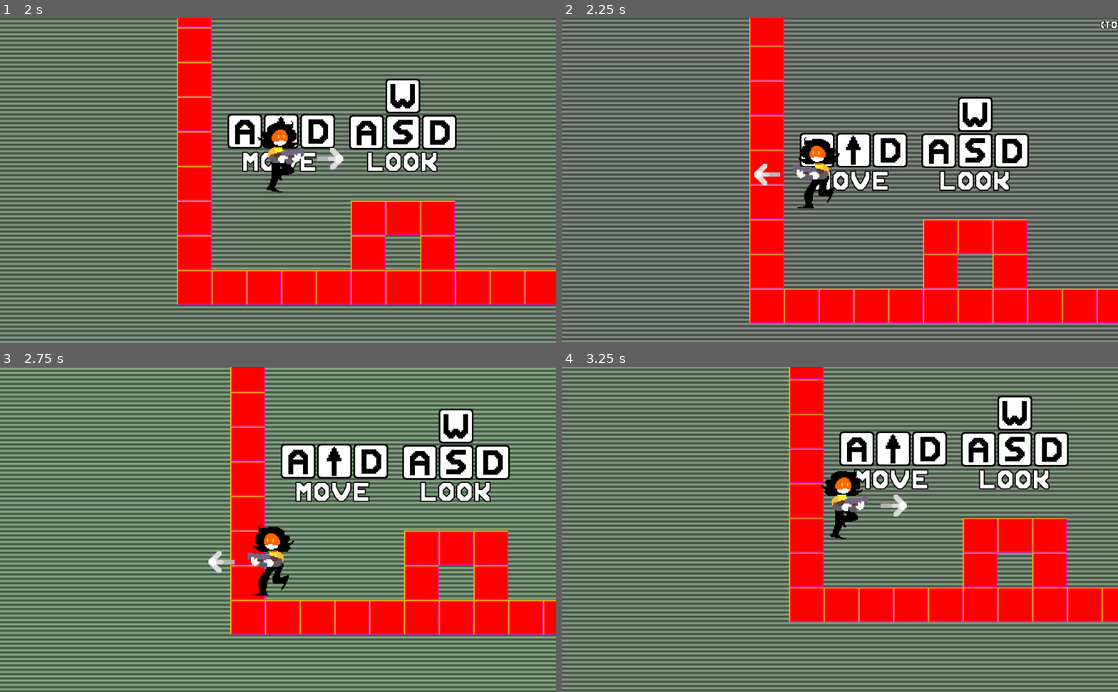
Above: before the commit, frames 1-4 (two rows, left to right).
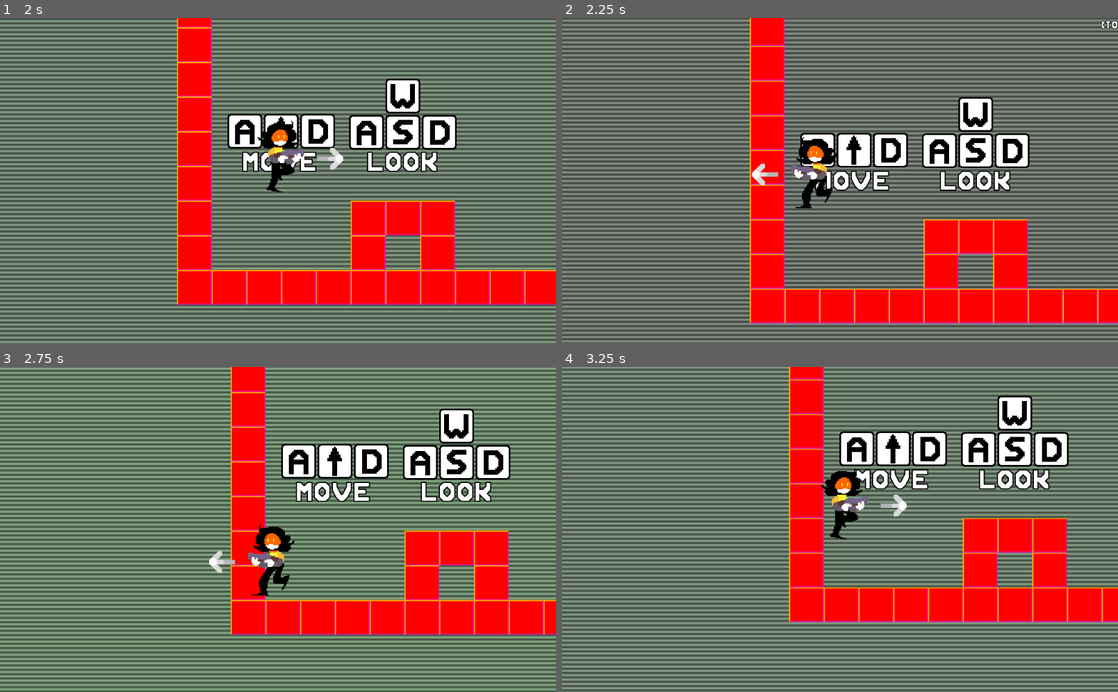
Above: after the commit, the same moments.

Repository: loopies2600/Sillarium
Game: Godot game, scene res://scenes/Levels/Test/TestTutorial.tscn
The game is run twice, just before and just after one commit, with the same random seed, the same clock (stepped at 60 frames per second) and the same inputs.
Inputs:
- Up to frame 1 (2 s): hold C (input_hold) 0.53-1.28 s; tap Up (jump) at 0.77, 1.52 s; tap S (look_down) at 1.35 s
- Up to frame 2 (2.25 s): hold A (look_left) from 2.03 s (still down)
- Up to frame 3 (2.75 s): keep holding A (look_left)
- Up to frame 4 (3.25 s): release A (look_left) at 2.78 s; tap D (look_right) at 2.85 s; tap Up (jump) at 3.02 s

Frame 1 is identical in both runs. In frame 2, 3.2% of the frame differs, in the area x 33-100%, y 0-95%; in frame 3, 2.6%; in frame 4, less than 0.1%.

Commit message:
aSillyTweaks

Diff:
--- a/Globals.gd
+++ b/Globals.gd
@@ -4,7 +4,7 @@
 
 const UP = Vector2.UP
 const UNIT_SIZE = 96
-var debug = false
+var debug = true
 
 func loadLevel(levelName):
 	match levelName:
--- a/scenes/enemy/buma/BumaController.gd
+++ b/scenes/enemy/buma/BumaController.gd
@@ -12,7 +12,7 @@
 export (float) var throwTime = 1
 
 # Variables para la muerte
-export (Vector2) var initialDeathBump = Vector2(0, -350)
+export (Vector2) var initialDeathBump = Vector2(250, -500)
 export (Vector2) var deathFallSpeed = Vector2(0, 40)
 
 var hasBoomerang = true
@@ -41,14 +41,15 @@
 				dir = -1
 
 
-func _process(delta):
+func _physics_process(delta):
 	if killed:
 		position += velocity * delta
 		velocity += deathFallSpeed
 
-		scale.y += 0.05
-		scale.x += 0.05 * dir
-		modulate -= Color(-0.1, 0.05, 0.05, 0.05)
+		scale.y += 0.1
+		scale.x += 0.1 * dir
+		# modulate -= Color(-0.05, 0.05, 0.05, 0)
+		rotation_degrees += 25
 
 func CreateBoomerang():
 	# Pone la animacion correcta
--- a/scenes/player/Player.tscn
+++ b/scenes/player/Player.tscn
@@ -54,14 +54,14 @@
 "name": "Side",
 "speed": 1.0
 }, {
+"frames": [ ExtResource( 13 ) ],
+"loop": false,
+"name": "Up",
+"speed": 1.0
+}, {
 "frames": [ ExtResource( 14 ) ],
 "loop": false,
 "name": "Upside",
-"speed": 1.0
-}, {
-"frames": [ ExtResource( 13 ) ],
-"loop": false,
-"name": "Up",
 "speed": 1.0
 } ]
 
@@ -131,6 +131,9 @@
 script = ExtResource( 9 )
 bullet = ExtResource( 11 )
 cooldown = 0.3
+acceleration = 50.0
+maxSpeed = 500.0
+horDrag = 0.3
 
 [node name="Graphics" type="Node2D" parent="."]
 
